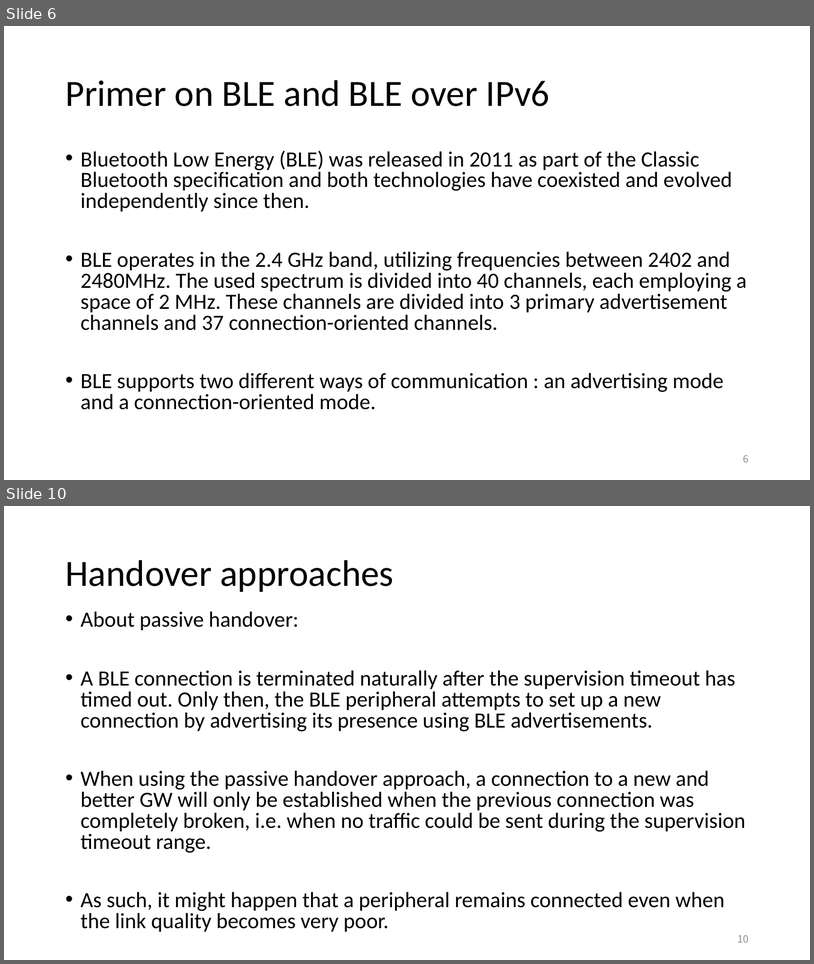
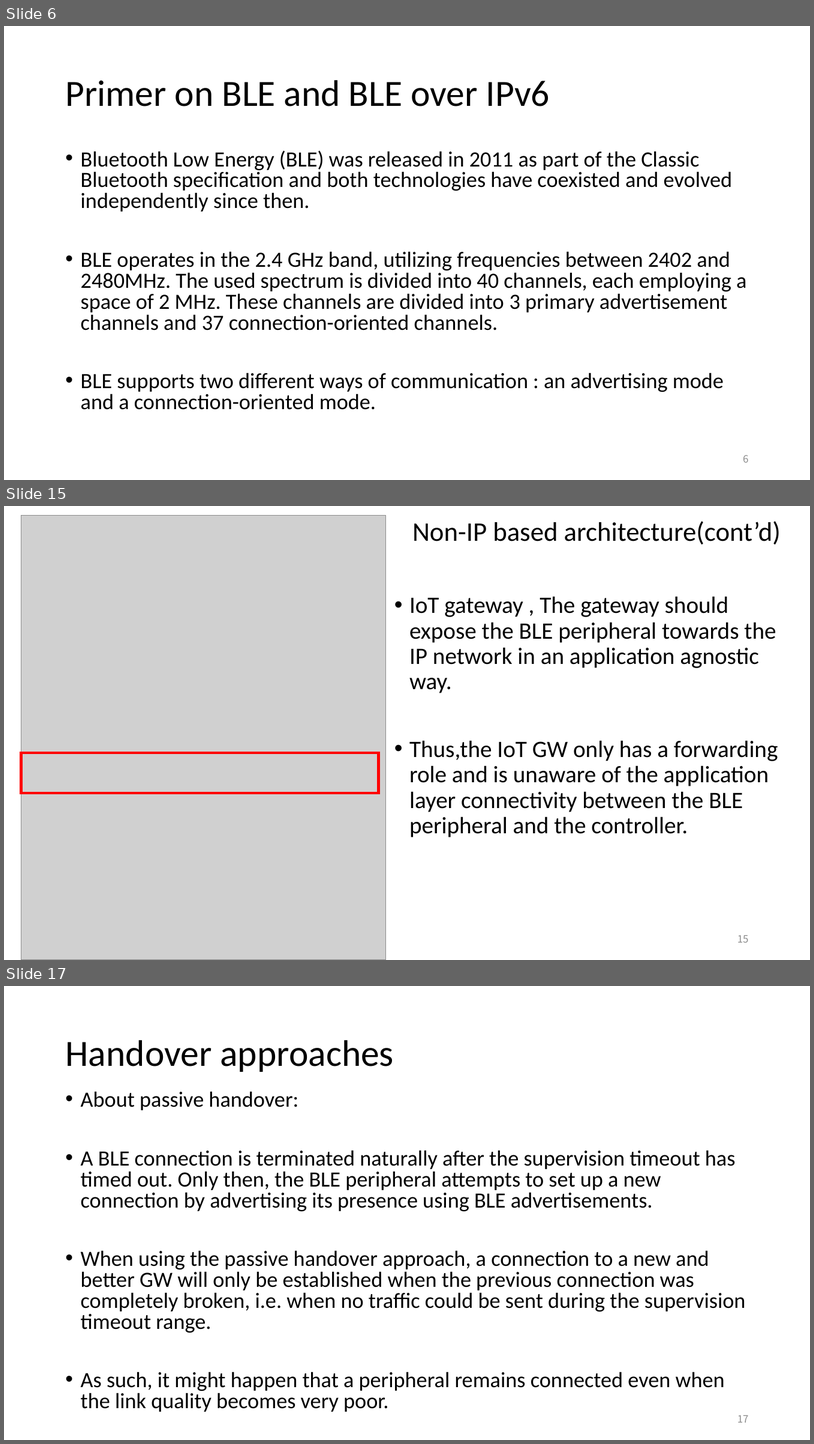
Before and after one commit to EKOISMYLOVE/NTUT_GM_PPT, a slide deck: A BLE-based multi-gateway network infrastructure with handover support for mobile BLE peripherals.pptx. Shown one above the other, each under a label of ours: slides 6 and 10 before the commit, slides 6, 15 and 17 after it; the slides between them are not shown. The pictures are 814x964 and 814x1444 pixels, drawn with LibreOffice and Linux fonts; fonts in the diff are those of the drawing; grey boxes stand for pictures. Boxes give left, top, right and bottom in pixels: in the first picture for what was removed or moved away, otherwise in the second. Text is boxed around its words. In the diff, an @@ line names an element or a change of style, - is before the commit and + after.

```diff
--- a/A BLE-based multi-gateway network infrastructure with handover support for mobile BLE peripherals.pptx
+++ b/A BLE-based multi-gateway network infrastructure with handover support for mobile BLE peripherals.pptx
@@ slide 15 added at [4, 506, 810, 960], background #FFFFFF @@
@@ picture added at [21, 515, 386, 960] @@
@@ text added at [410, 521, 781, 837], 28 pt, text #000000 @@
+Non-IP based architecture(cont’d)
+• IoT gateway , The gateway should expose the BLE peripheral towards the IP network in an application agnostic way.
+• Thus,the IoT GW only has a forwarding role and is unaware of the application layer connectivity between the BLE peripheral and the controller.
@@ rectangle added at [21, 753, 378, 793], outline #FF0000 3 pt @@
@@ page number added at [738, 935, 749, 942], 12 pt, text #8C8C8C @@
+15
@@ what was slide 10 is now slide 17 @@
@@ page number at [738, 1415, 749, 1422]: text changed @@
-10
+17
```
Also in this commit, not shown: 3 slides changed, 6 other slides added.
